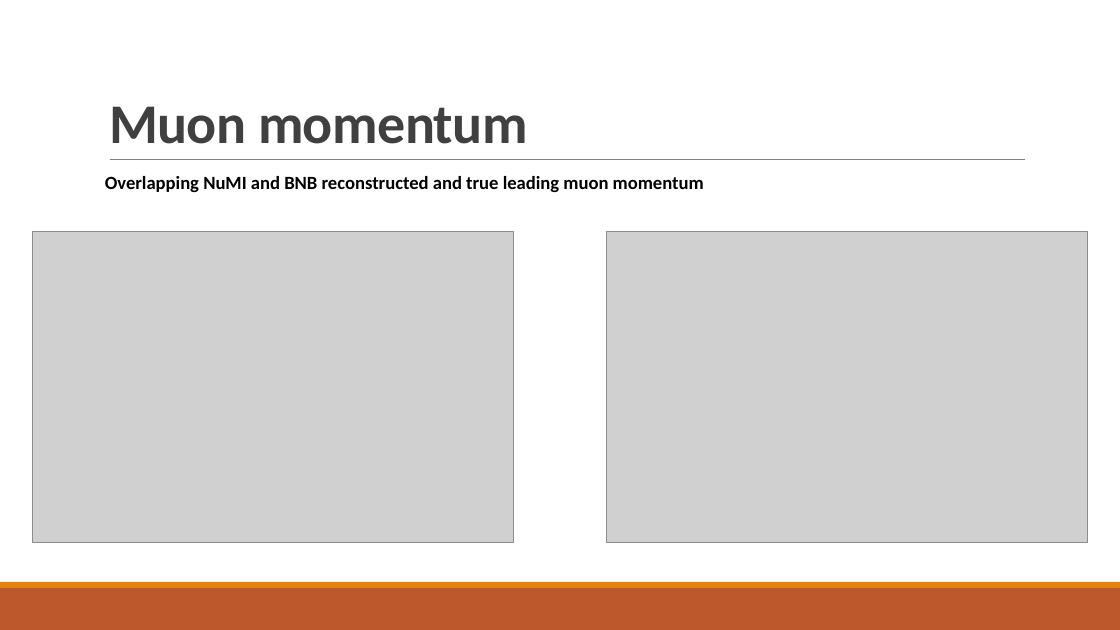
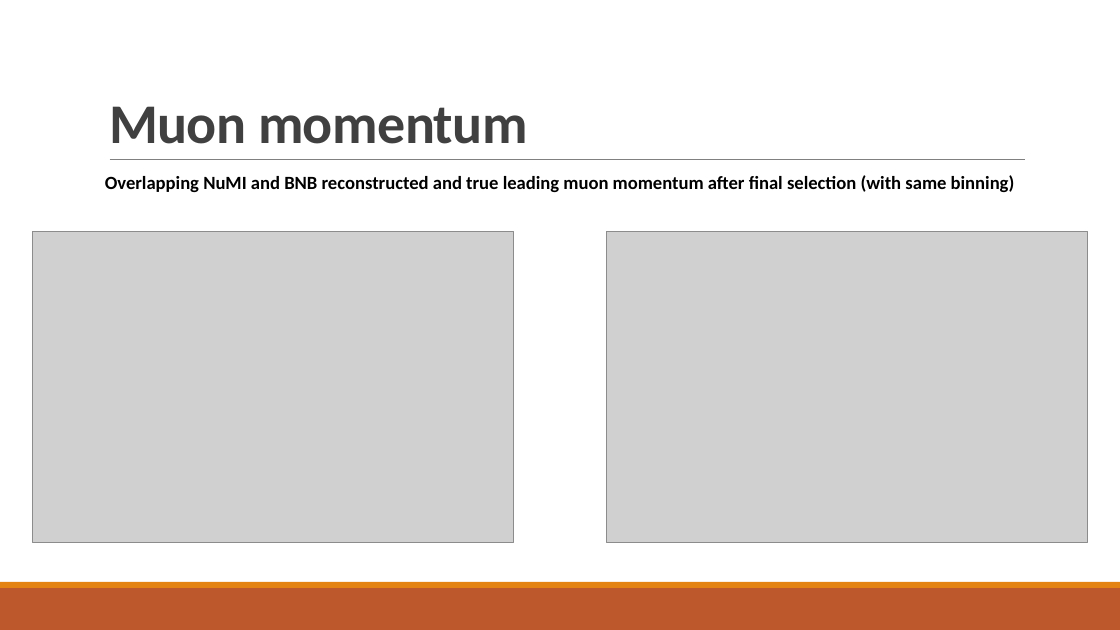
Before and after one commit to jordongalaxy-max/FYP_PYTHON_REAL, a slide deck: slide 6 of Update_Slides/FYP_Weekly_Update_Slides_Muon_Analysis.pptx (slide 33 before the commit). Drawn at 1120x630 pixels with LibreOffice and Linux fonts; fonts in the diff are those of the drawing; grey boxes stand for pictures. Boxes give left, top, right and bottom in pixels: in the first picture for what was removed or moved away, otherwise in the second. Text is boxed around its words. In the diff, an @@ line names an element or a change of style, - is before the commit and + after.

```diff
--- a/Update_Slides/FYP_Weekly_Update_Slides_Muon_Analysis.pptx
+++ b/Update_Slides/FYP_Weekly_Update_Slides_Muon_Analysis.pptx
@@ text at (105,175,1015,192): text changed @@
-Overlapping NuMI and BNB reconstructed and true leading muon momentum
+Overlapping NuMI and BNB reconstructed and true leading muon momentum after final selection (with same binning)
```
Also in this commit, not shown: 3 other slides changed, 6 slides added, 29 slides removed.
